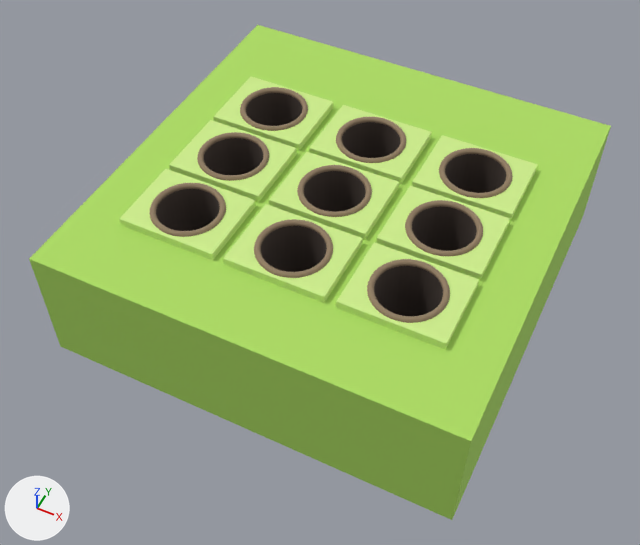
Renders of the glTF model public/game/models/board.glb from each side of a commit.
The view is the same before and after, from a 50 mm lens placed at (2.66, -5.77, 5.79), pointed at (-0.04, -0.38, -0.96). Arrows for +X, +Y and +Z are at lower left; the lights stay in place. The older version comes first.

Script lines for the objects in view, before the commit:
```python
mat_grass = principled_material('Grass')
mat_grass.base_color = (0.42, 0.72, 0.12)  # green #addd61
mat_grass.roughness = 0.85
mat_pit = principled_material('Pit')
mat_pit.base_color = (0.07, 0.05, 0.04)  # brown #4b3f38
mat_pit.roughness = 1.0
mat_rim = principled_material('Rim')
mat_rim.base_color = (0.28, 0.2, 0.12)  # brown #907c61
mat_rim.roughness = 0.8
mat_tile = principled_material('Tile')
mat_tile.base_color = (0.62, 0.86, 0.26)  # green #ceef8b
mat_tile.roughness = 0.7
me_cube = bpy.data.meshes.new('Cube')
me_cube.from_pydata(...)  # 4728 vertices, 9452 faces; spans x -2.1..2.1, y -2.1..2.1, z -1.38..0.03
# faces by material slot: [398, 882, 2092, 6080]
me_cube.materials.append(mat_grass)  # green #addd61
me_cube.materials.append(mat_tile)  # green #ceef8b
me_cube.materials.append(mat_pit)  # brown #4b3f38
me_cube.materials.append(mat_rim)  # brown #907c61
ob_board = bpy.data.objects.new('Board', me_cube)
ob_board.location = (0.0, 0.0, 0.0)
```
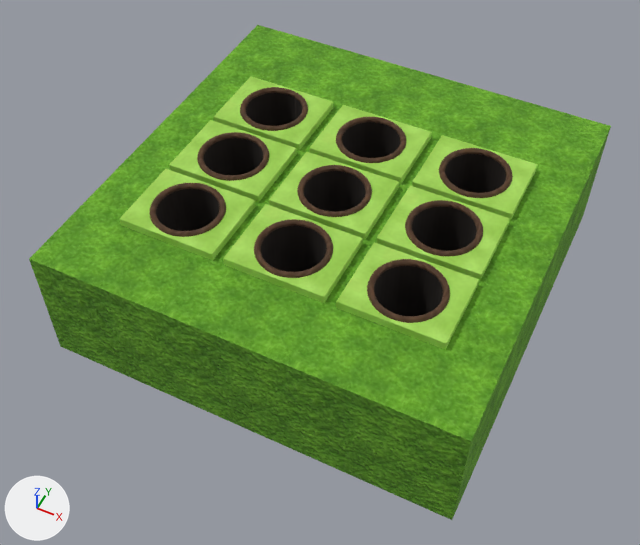
Where the newer file only moved an object's origin or applied its transform, the numbers keep the older frame.

Pixel boxes [x1, y1, x2, y2] of what changed, in the pictures (640 x 545 px):
'Board', surface changed, recoloured (darker): [29, 25, 611, 520] in both

Edits to the bpy script that builds the scene:
```text
Add img_n_wood:
    img_n_wood = load_image('N_wood', '_unpacked/N_wood', 128, 128, 'Non-Color')
Add img_rim_albedo:
    img_rim_albedo = load_image('Rim_albedo', '_unpacked/Rim_albedo', 128, 128, 'sRGB')
Add img_tile_albedo:
    img_tile_albedo = load_image('Tile_albedo', '_unpacked/Tile_albedo', 128, 128, 'sRGB')
Add img_n_tile:
    img_n_tile = load_image('N_tile', '_unpacked/N_tile', 128, 128, 'Non-Color')
Add img_grass_albedo:
    img_grass_albedo = load_image('Grass_albedo', '_unpacked/Grass_albedo', 128, 128, 'sRGB')
Add img_n_grass:
    img_n_grass = load_image('N_grass', '_unpacked/N_grass', 128, 128, 'Non-Color')
Change mat_grass:
    remove # nodes: BsdfPrincipled, OutputMaterial
    remove # colours: green #addd61
    nodes: BsdfPrincipled, NormalMap, OutputMaterial, TexImage x2
    uses the picture img_grass_albedo
    uses the picture img_n_grass
Change mat_tile:
    remove # nodes: BsdfPrincipled, OutputMaterial
    remove # colours: green #ceef8b
    nodes: BsdfPrincipled, NormalMap, OutputMaterial, TexImage x2
    uses the picture img_n_tile
    uses the picture img_tile_albedo
Change mat_pit:
    mat_pit.base_color: (0.07, 0.05, 0.04) -> (0.0103, 0.00605, 0.00335)  # brown #4b3f38 -> black #1a120b
Change mat_rim:
    where n0 = _N.new('ShaderNodeBsdfPrincipled'); n0.name = 'Principled BSDF'
    remove n0.inputs[0].default_value = (0.28, 0.2, 0.12, 1.0)  # 'Base Color', brown #907c61
    add n2 = _N.new('ShaderNodeTexImage'); n2.name = 'Image Texture'
    add n2.image = img_rim_albedo
    add n3 = _N.new('ShaderNodeNormalMap'); n3.name = 'Normal Map'
    add n3.uv_map = 'UVMap'
    add n3.inputs[0].default_value = 0.6  # 'Strength'
    add n4 = _N.new('ShaderNodeTexImage'); n4.name = 'Image Texture.001'
    add n4.image = img_n_wood
    add _L.new(n2.outputs[0], n0.inputs[0])  # 'Color' to 'Base Color'
    add _L.new(n3.outputs[0], n0.inputs[5])  # 'Normal' to 'Normal'
    add _L.new(n4.outputs[0], n3.inputs[1])  # 'Color' to 'Color'
```
